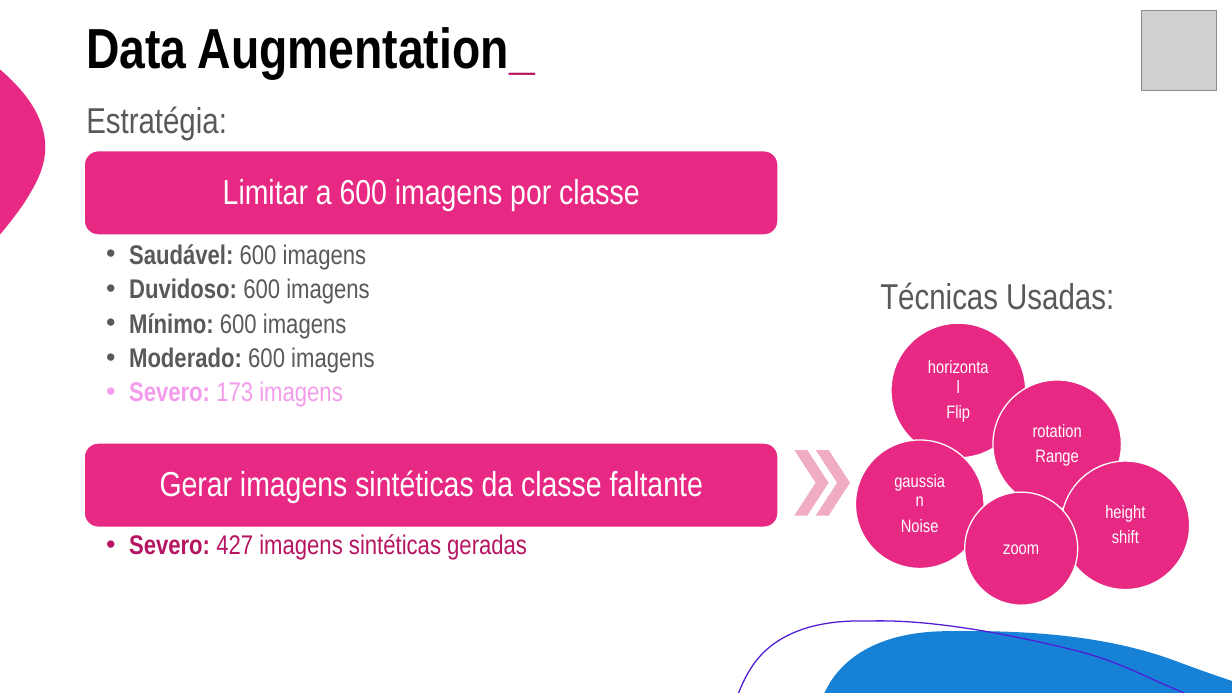
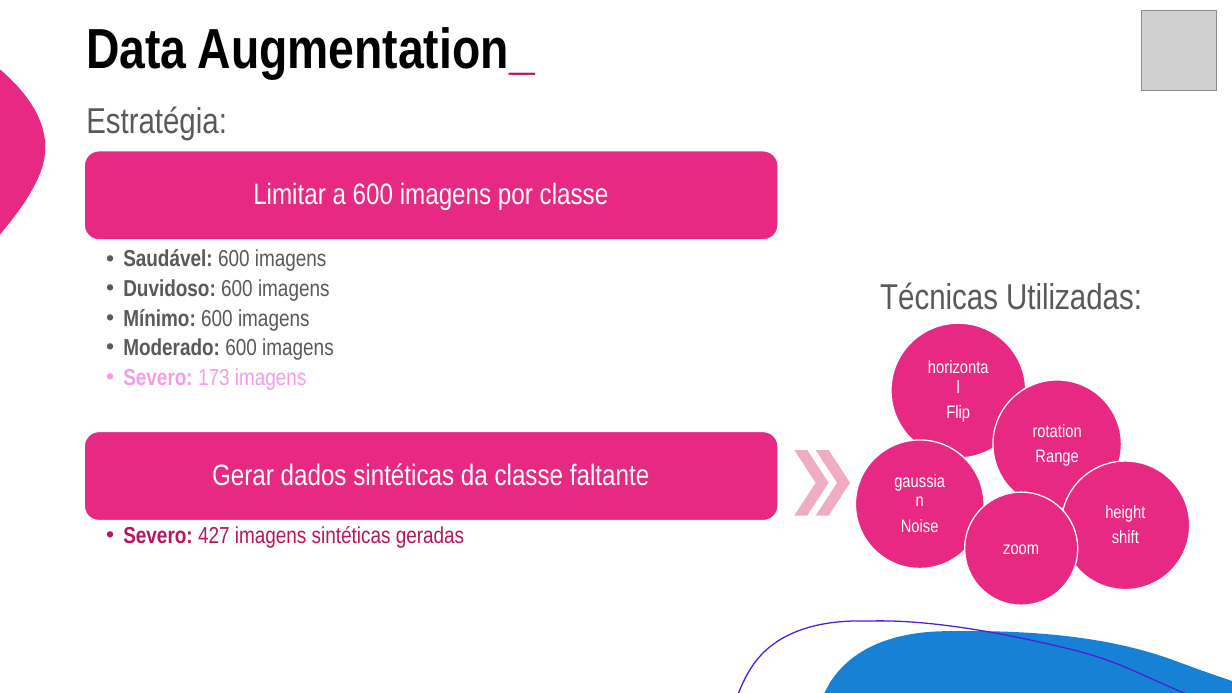
Before and after one commit to mauriciosobrinho/mdc-unicamp-final-project, a slide deck: slide 9 of ppt/Preliminar_Presentation.pptx. Drawn at 1232x693 pixels with LibreOffice and Linux fonts; fonts in the diff are those of the drawing; grey boxes stand for pictures. Boxes give left, top, right and bottom in pixels: in the first picture for what was removed or moved away, otherwise in the second. Text is boxed around its words. In the diff, an @@ line names an element or a change of style, - is before the commit and + after.

```diff
--- a/ppt/Preliminar_Presentation.pptx
+++ b/ppt/Preliminar_Presentation.pptx
@@ rounded rectangle resized from (x1=84, y1=151, x2=779, y2=236) to (x1=84, y1=151, x2=779, y2=240) @@
@@ text "Limitar a 600 imagens por ..." at (x1=253, y1=182, x2=609, y2=210): size 27 to 23 pt; less space between paragraphs @@
@@ text "Saudável: 600 imagens" at (x1=123, y1=249, x2=334, y2=390): size 21 to 18 pt; indent changed @@
@@ text at (x1=880, y1=282, x2=1142, y2=310): text changed @@
-Técnicas Usadas:
+Técnicas Utilizadas:
@@ rounded rectangle resized from (x1=84, y1=443, x2=779, y2=528) to (x1=84, y1=432, x2=779, y2=521) @@
@@ text at (x1=212, y1=463, x2=649, y2=486): text changed; size 27 to 23 pt @@
-Gerar imagens sintéticas da classe faltante
+Gerar dados sintéticas da classe faltante
@@ text "Severo: 427 imagens sintéticas geradas" moved from (x1=129, y1=534, x2=527, y2=558) to (x1=123, y1=526, x2=464, y2=548) @@
@@ text "Severo: 427 imagens sintéticas geradas" at (x1=123, y1=526, x2=464, y2=548): size 21 to 18 pt; indent changed @@
```
Also in this commit, not shown: 9 other slides changed, 3 slides added, 3 slides removed.
